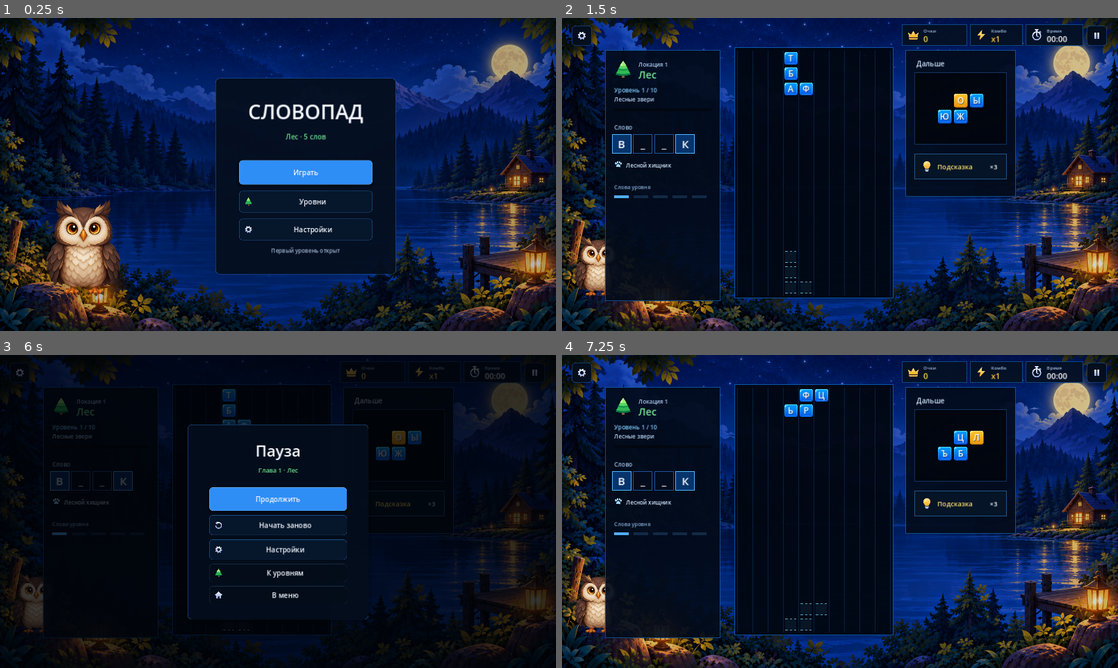
Above: before the commit, frames 1-4 (two rows, left to right).
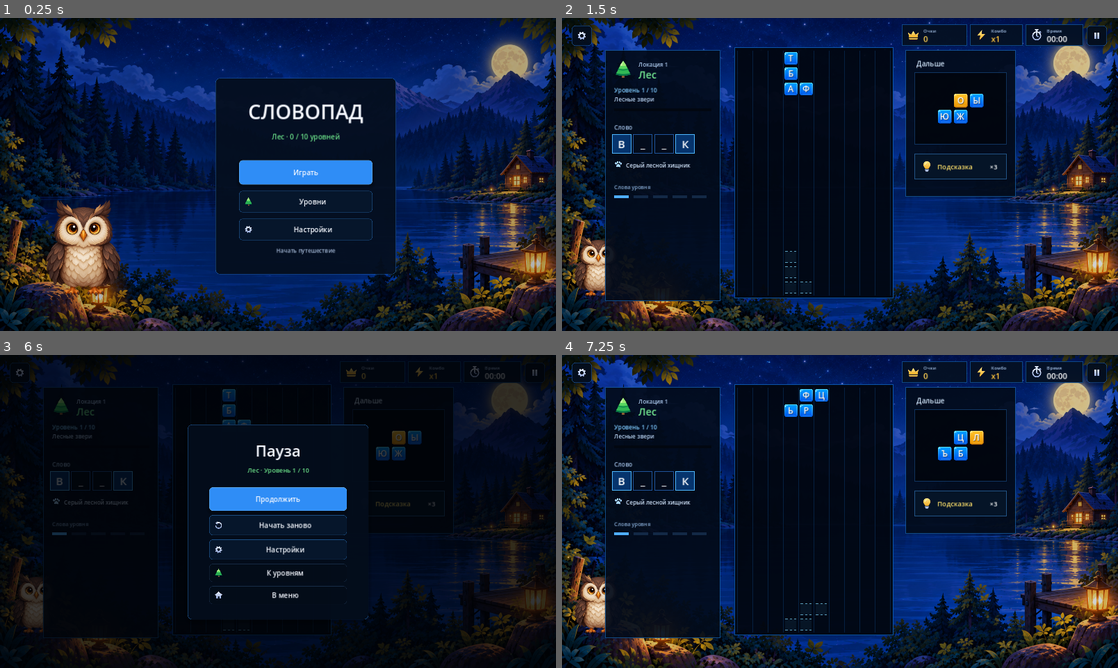
Above: after the commit, the same moments.

Repository: AndrewStartcev/word-bricks
Game: Godot game, scene res://main.tscn
Same seed, same stepped clock (60 frames per second), same inputs: the game is played once before the commit and once after it.
Inputs (mouse positions are in pixels of both pictures, inside the frame that each line leads up to):
- Up to frame 1 (0.25 s): no input
- Up to frame 2 (1.5 s): click "Играть" at 0.5 s; click "Пропустить" at 1.25 s
- Up to frame 3 (6 s): click (22, 373) at 2 s; click "Вкл" at 2.75 s; click "Выкл" at 3.5 s; click "Вкл" at 4.25 s; click "Выкл" at 5 s; click "Готово" at 5.75 s
- Up to frame 4 (7.25 s): click "Начать заново" at 6.5 s

The runs differ from the first frame. In frame 1, 0.3% of the frame differs, in the area x 48-62%, y 36-76%; in frame 2, 0.1%; in frame 3, 0.1%; in frame 4, 0.1%.

Commit message:
feat: boot world-map level progression runtime

Diff:
--- a/godot/main.tscn
+++ b/godot/main.tscn
@@ -1,6 +1,6 @@
 [gd_scene load_steps=2 format=3]
 
-[ext_resource type="Script" path="res://scripts/app_runtime_chapters.gd" id="1_app"]
+[ext_resource type="Script" path="res://scripts/app_runtime_levels.gd" id="1_app"]
 
 [node name="App" type="Control"]
 layout_mode = 3
